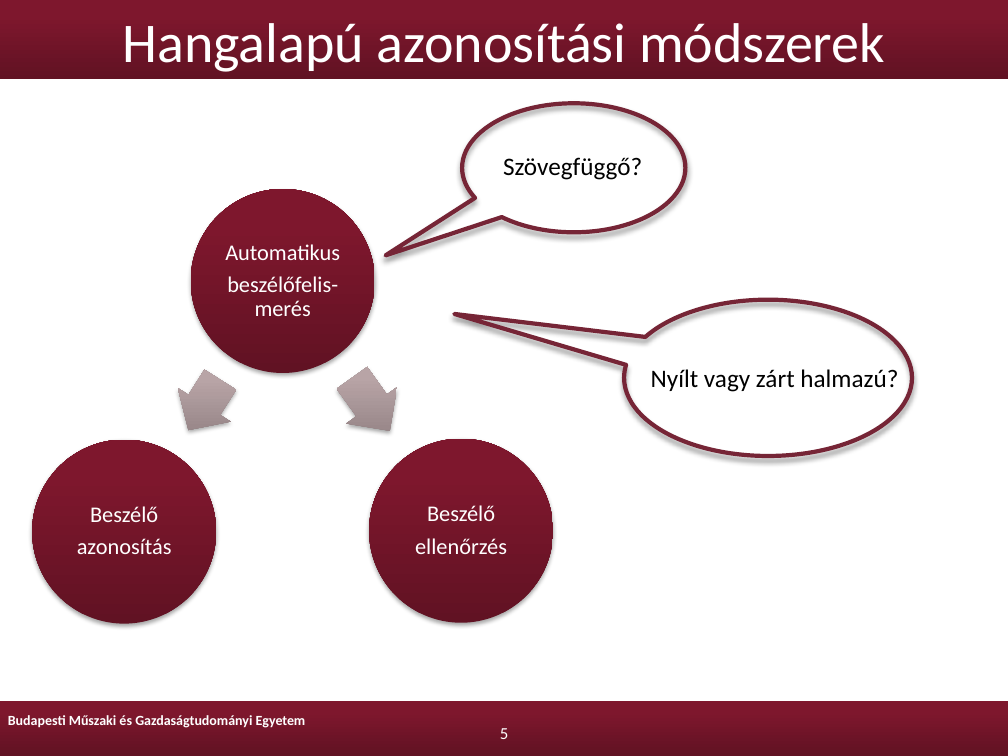
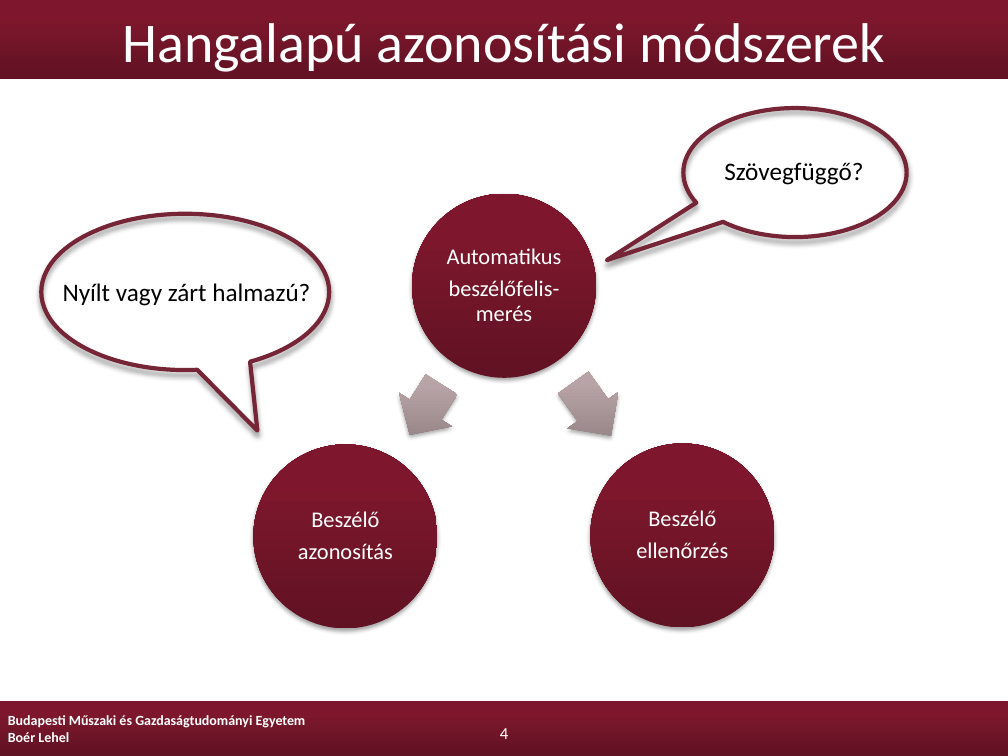
Before and after one commit to Lehel44/diploma, a slide deck: slide 4 of boer-lehel-msc-diplomaterv-prezentacio.pptx (slide 5 before the commit). Drawn at 1008x756 pixels with LibreOffice and Linux fonts; fonts in the diff are those of the drawing; background and template pictures are left out. Boxes give left, top, right and bottom in pixels: in the first picture for what was removed or moved away, otherwise in the second. Text is boxed around its words. In the diff, an @@ line names an element or a change of style, - is before the commit and + after.

```diff
--- a/boer-lehel-msc-diplomaterv-prezentacio.pptx
+++ b/boer-lehel-msc-diplomaterv-prezentacio.pptx
@@ 4 texts, 1 speech bubble, 1 ellipse: place and size @@
-4 texts, 1 speech bubble, 1 ellipse at (77,103,685,554)
+4 texts, 1 speech bubble, 1 ellipse at (298,108,907,559)
@@ speech bubble: place and size @@
-speech bubble at (624,299,912,456)
+speech bubble at (41,214,330,370)
@@ speech bubble at (41,214,330,370): proportions changed @@
@@ text "Nyílt vagy zárt halmazú?": place and size @@
-text "Nyílt vagy zárt halmazú?" at (651,369,898,392)
+text "Nyílt vagy zárt halmazú?" at (63,283,310,306)
@@ right arrow at (384,367,468,451): rotation 54 to 122 degrees @@
@@ right arrow at (548,364,637,454): rotation 122 to 54 degrees @@
@@ ellipse: place and size @@
-ellipse at (369,438,553,623)
+ellipse at (253,445,437,629)
@@ ellipse: place and size @@
-ellipse at (32,439,217,624)
+ellipse at (591,444,775,628)
@@ text at (8,732,69,742): paragraph added @@
+Boér Lehel
@@ page number at (500,728,508,739): text changed @@
-5
+4
```
Also in this commit, not shown: 16 other slides changed, 1 slide added, 2 slides removed.
